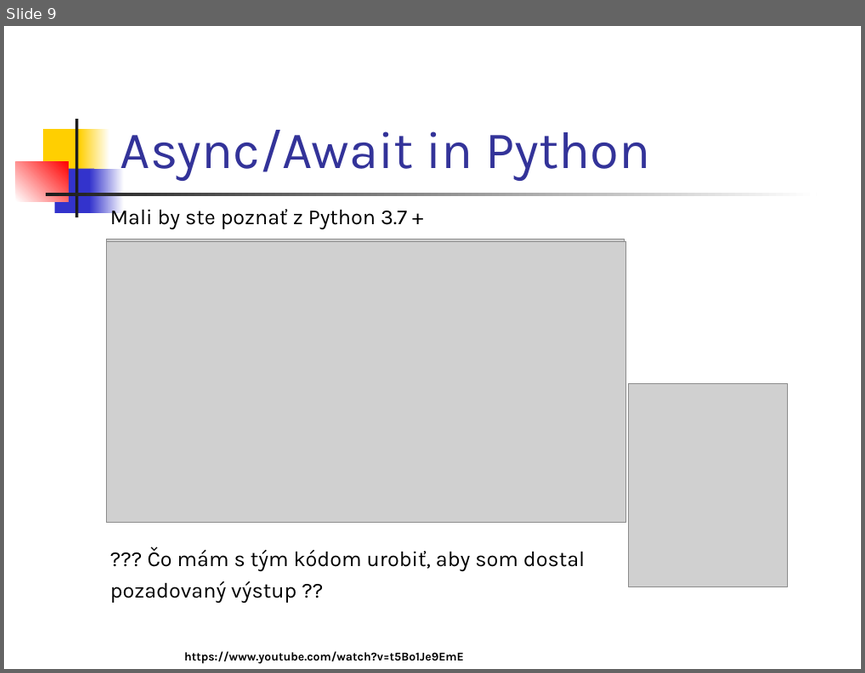
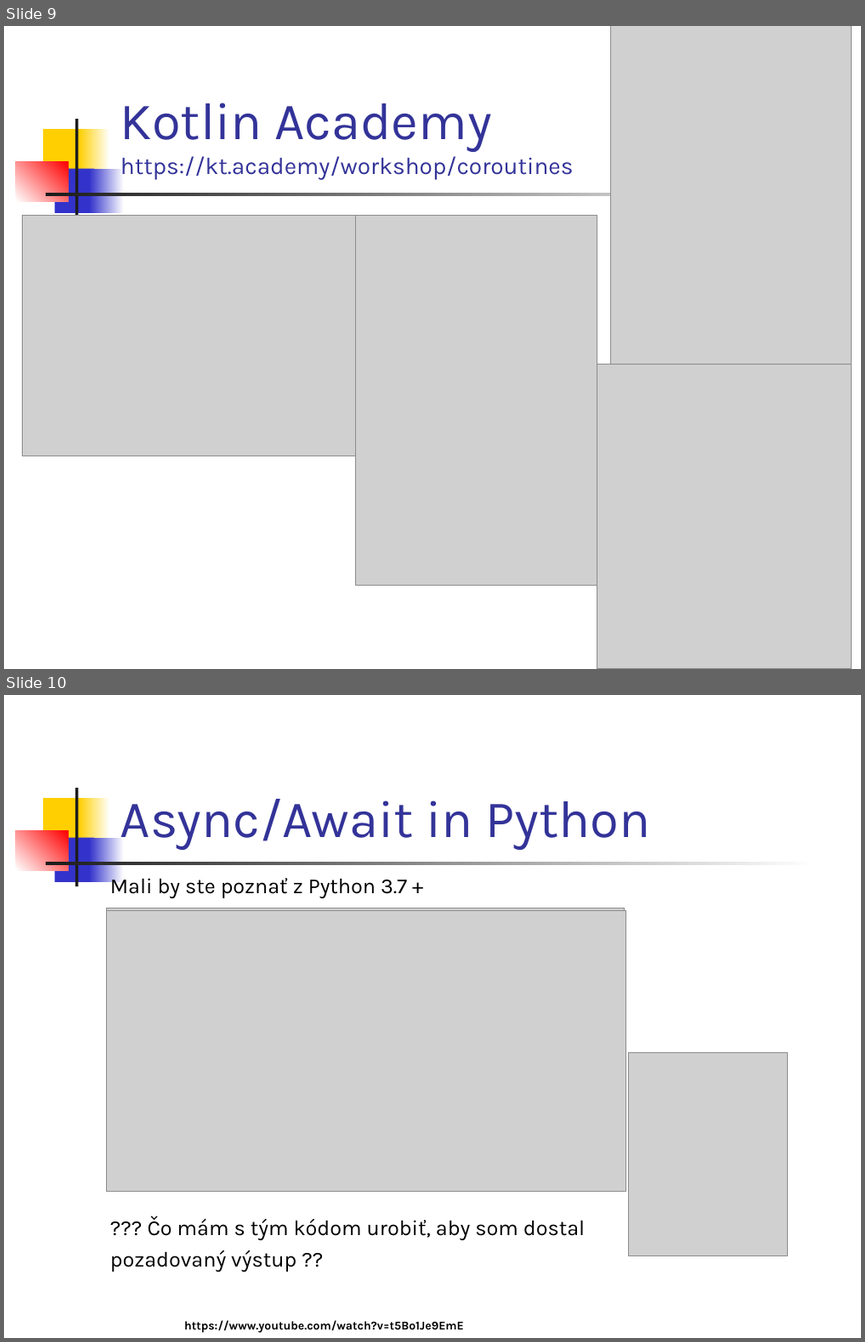
Before and after one commit to vmandro/Prednasky, a slide deck: 10/10_Android.ppt. Shown one above the other, each under a label of ours: slide 9 before the commit, slides 9 and 10 after it. The pictures are 865x673 and 865x1342 pixels, drawn with LibreOffice and Linux fonts; fonts in the diff are those of the drawing; grey boxes stand for pictures. Boxes give left, top, right and bottom in pixels: in the first picture for what was removed or moved away, otherwise in the second. Text is boxed around its words. In the diff, an @@ line names an element or a change of style, - is before the commit and + after.

```diff
--- a/10/10_Android.ppt
+++ b/10/10_Android.ppt
@@ slide 9 added at <box>4,26,861,669</box>, background #FFFFFF; not listed: 7 template elements that a slide beside it also shows @@
@@ picture added at <box>611,26,851,385</box> @@
@@ title added at <box>120,102,574,180</box>, 20 pt, text #333399 @@
+Kotlin Academy
+https://kt.academy/workshop/coroutines
@@ picture added at <box>22,216,356,455</box> @@
@@ picture added at <box>356,216,597,585</box> @@
@@ picture added at <box>597,364,851,669</box> @@
@@ what was slide 9 is now slide 10 @@
```
Also in this commit, not shown: 4 slides changed, 2 other files.
